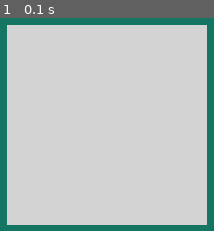
Above: before the commit, frame 1.
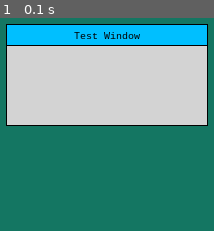
Above: after the commit, the same moment.

Repository: alexetsnyder/OuroborosPython
Game: pygame game, started from Pygame/Maps/IslandMaps/window.py
The game is run twice, just before and just after one commit, with the same random seed, the same clock (stepped at 60 frames per second) and the same inputs.
Inputs:
- Up to frame 1 (0.1 s): no input

The runs differ from the first frame. In frame 1, 54% of the frame differs, in the area x 2-98%, y 2-98%.

Commit message:
Window Title and Border
The window has a header section with a title, and the window has a border, and the header has a border. Created line class in go to preserve not using pygame in controls.

Diff:
--- a/Pygame/Maps/IslandMaps/go.py
+++ b/Pygame/Maps/IslandMaps/go.py
@@ -83,6 +83,22 @@
 			new_vector.values[key] = self.values[key] - other.values[key]
 		return new_vector
 
+class Line:
+	def __init__(self, left_top, width, thickness=1):
+		self.set_width(width)
+		self.thickness = thickness
+		self.set_position(left_top)
+
+	def set_width(self, width):
+		self.width = width
+
+	def set_position(self, left_top):
+		self.x, self.y = self.start = left_top
+
+	def draw(self, surface, color):
+		end = (self.x + self.width, self.y)
+		pygame.draw.line(surface, color, self.start, end, self.thickness)
+
 class Rect:
 	def __init__(self, left_top, size, width=0):
 		self.width = width
@@ -135,7 +151,6 @@
 	def draw(self, surface, color):
 		pygame.draw.rect(surface, color, pygame.Rect(self.left_top, self.size))
 
-
 class FontInfo:
 	def __init__(self, font_size=20, font_name='lucidaconsole'):
 		self.font_name = font_name
--- a/Pygame/Maps/IslandMaps/window.py
+++ b/Pygame/Maps/IslandMaps/window.py
@@ -4,11 +4,18 @@
 from structs import *
 
 class Window (controls.Control):
-	def __init__(self, left_top, size, controls=[], color=Color.LIGHT_GREY):
+	def __init__(self, title, left_top, size, controls=[], color=Color.LIGHT_GREY, header_color=Color.DEEP_SKY_BLUE):
 		self.prv_pos = (0, 0)
 		self.dragging = False
+		self.title = title
+		self.title_height = 20
 		self.controls = controls
+		self.header_color = header_color
+		self.window_border = go.Rect(left_top, tuple(x + 2 for x in size), width=1)
 		self.window = go.Rect(left_top, size)
+		self.lbl_text = go.RenderText(self.title, go.FontInfo(font_size=10))
+		self.header = go.Rect(left_top, size)
+		self.line = go.Line((0, 0), 0)
 		self.wire_events()
 		super().__init__(left_top, size, enabled_color=color)
 
@@ -34,17 +41,28 @@
 	def set_size(self, size):
 		super().set_size(size)
 		self.window.set_size(self.size)
+		self.window_border.set_size(tuple(x + 2 for x in self.size))
+		self.header.set_size((self.w, self.title_height))
+		self.line.set_width(self.header.w)
 
 	def set_position(self, left_top):
 		super().set_position(left_top)
 		self.window.set_position(self.left_top)
+		self.window_border.set_position((self.left - 1, self.top - 1))
+		self.header.set_position(self.left_top)
+		self.line.set_position(self.header.left_bottom)
+		self.lbl_text.center_on(self.header.center)
 
 	def update(self):
 		for control in self.controls:
 			control.update()
 
 	def draw(self, surface):
+		self.window_border.draw(surface, Color.BLACK)
 		self.window.draw(surface, self.get_color())
+		self.header.draw(surface, self.header_color)
+		self.lbl_text.draw(surface, Color.BLACK)
+		self.line.draw(surface, Color.BLACK)
 		for control in self.controls:
 			control.draw(surface)
 
@@ -52,6 +70,6 @@
 	import unit_test
 	test = unit_test.UnitTest()
 	width, height = unit_test.WINDOW_SIZE
-	window = Window((width // 2 - 100, height // 2 - 100), (200, 200))
+	window = Window('Test Window', (width // 2 - 100, height // 2 - 100), (200, 100))
 	test.register([window])
 	test.run()
